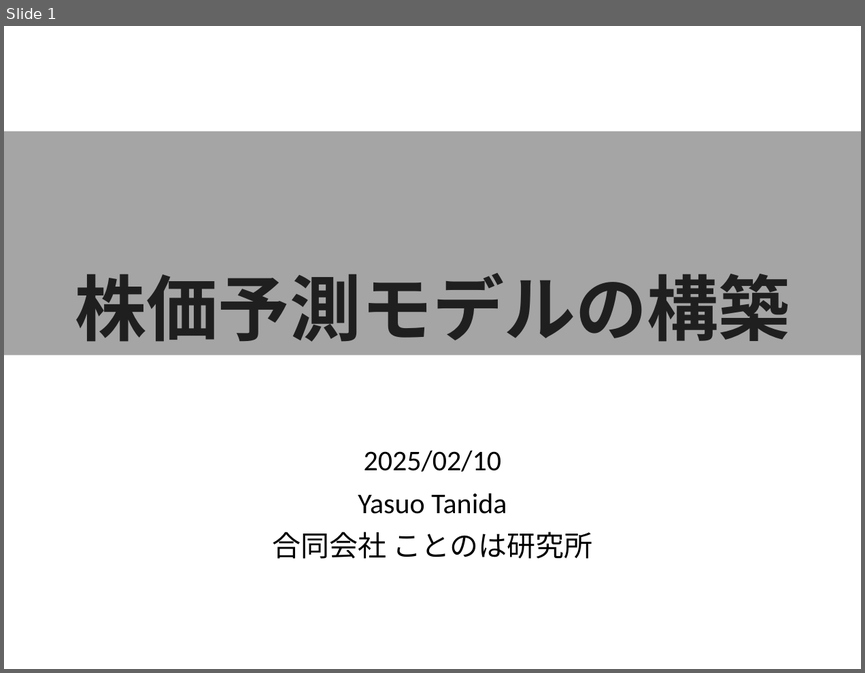
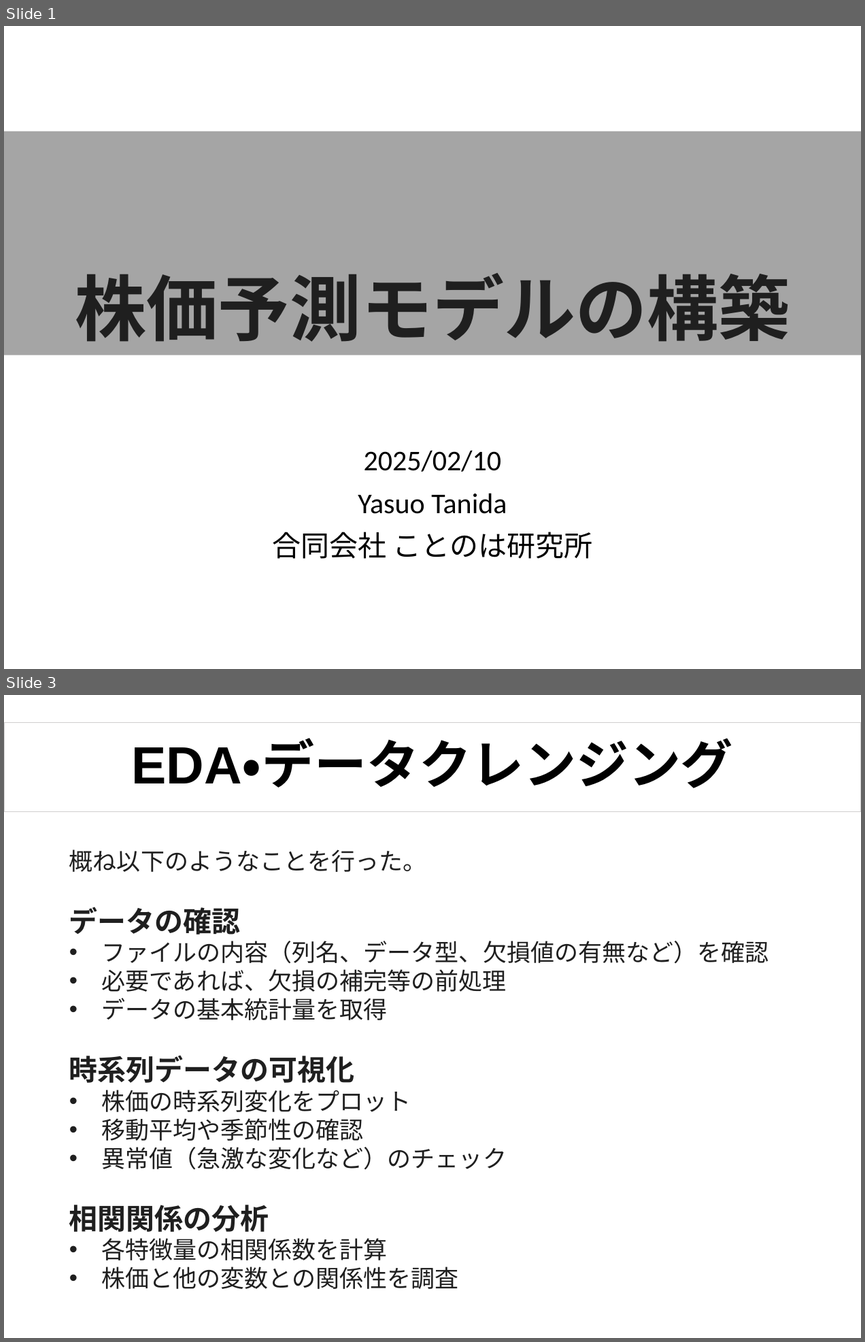
Before and after one commit to tanidayasuo/study-stock-price, a slide deck: 株価予測モデルの構築.pptx. Shown one above the other, each under a label of ours: slide 1 before the commit, slides 1 and 3 after it; the slides between them are not shown. The pictures are 865x673 and 865x1342 pixels, drawn with LibreOffice and Linux fonts; fonts in the diff are those of the drawing. Boxes give left, top, right and bottom in pixels: in the first picture for what was removed or moved away, otherwise in the second. Text is boxed around its words. In the diff, an @@ line names an element or a change of style, - is before the commit and + after.

```diff
--- a/株価予測モデルの構築.pptx
+++ b/株価予測モデルの構築.pptx
@@ slide 3 added at (4,695,861,1338), background #FFFFFF @@
@@ title added at (4,722,861,811), outline #D0CECE 0.75 pt, 44 pt, text #000000, bold @@
+EDA・データクレンジング
@@ text added at (69,849,769,1289), 20 pt, text #1F1F1F @@
+概ね以下のようなことを行った。
+データの確認
+• ファイルの内容（列名、データ型、欠損値の有無など）を確認
+• 必要であれば、欠損の補完等の前処理
+• データの基本統計量を取得
+時系列データの可視化
+• 株価の時系列変化をプロット
+• 移動平均や季節性の確認
+• 異常値（急激な変化など）のチェック
+相関関係の分析
+• 各特徴量の相関係数を計算
+• 株価と他の変数との関係性を調査
```
Also in this commit, not shown: 30 other slides added.
